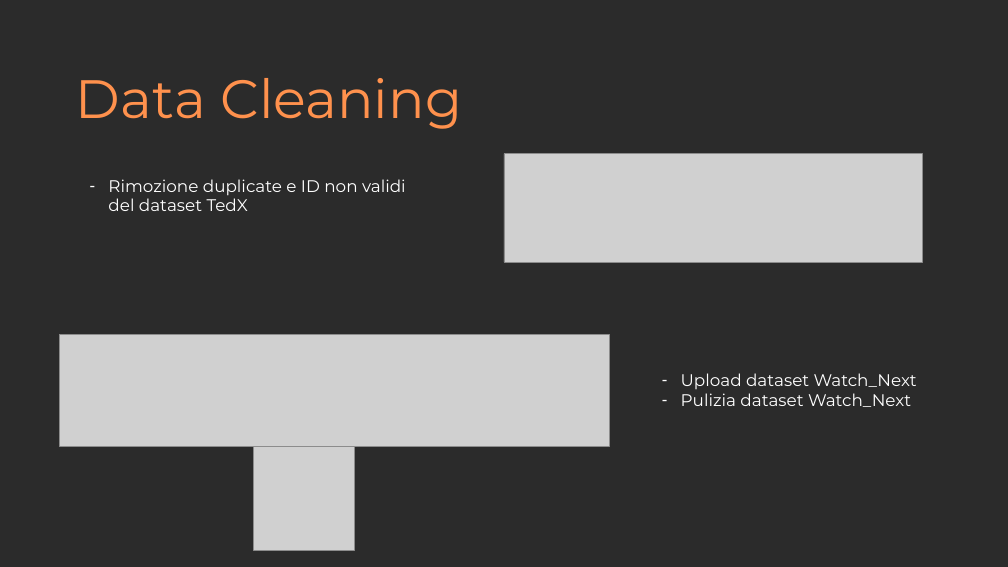
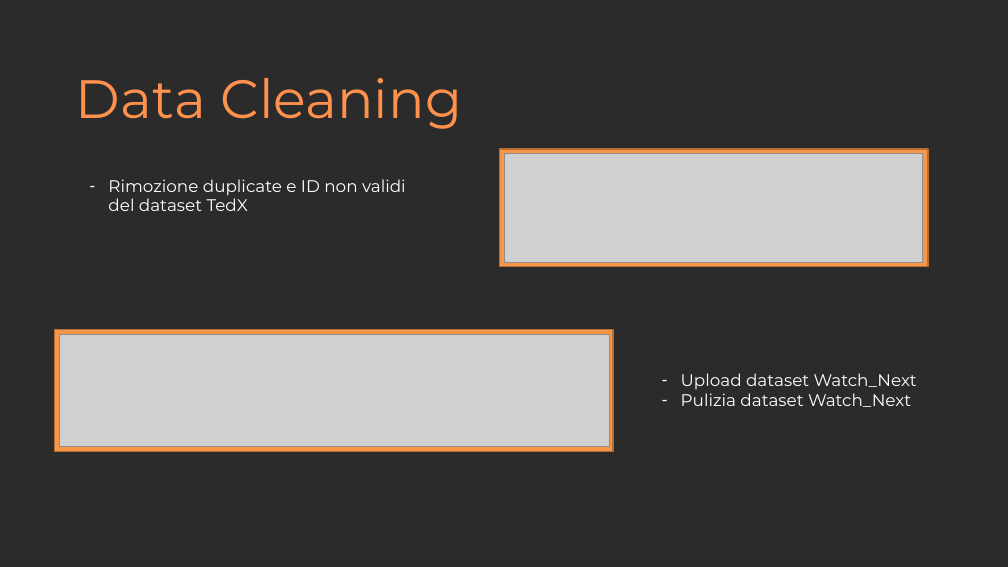
Before and after one commit to federicodeduro/Cloud-e-Mobile-2023, a slide deck: slide 3 of Slides/Homework #2.pptx. Drawn at 1008x567 pixels with LibreOffice and Linux fonts; fonts in the diff are those of the drawing; grey boxes stand for pictures; background and template pictures are left out; a plain dark background stands for a picture behind light text. Boxes give left, top, right and bottom in pixels: in the first picture for what was removed or moved away, otherwise in the second. Text is boxed around its words. In the diff, an @@ line names an element or a change of style, - is before the commit and + after.

```diff
--- a/Slides/Homework #2.pptx
+++ b/Slides/Homework #2.pptx
@@ rectangle added at (x1=500, y1=149, x2=928, y2=267), fill #F79646, outline #B76F34 2 pt @@
@@ rectangle added at (x1=54, y1=330, x2=613, y2=452), fill #F79646, outline #B76F34 2 pt @@
@@ picture removed at (x1=254, y1=359, x2=355, y2=550) @@
```
Also in this commit, not shown: 3 other slides changed.
